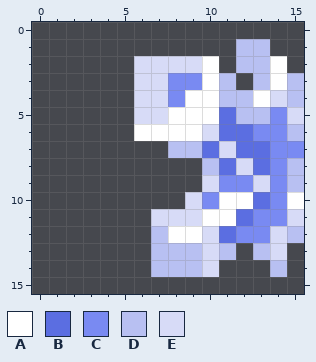
Pixel-art file: Greed/Assets/Sprites/world/crystal_blue_small.aseprite. The first picture shows the starting point.
16x16 pixels, 1 frame. The old version is drawn lined up with the new one.
Palette (. is transparent): A #ffffff  B #5b6ee1  C #798af2  D #b8c0f2  E #d7dbf7
Pixels before, first column x 6:
 1 ......DD..
 2 EEEEA.DDA.
 3 EECCAD.DAD
 4 EECAADDAED
 5 EEAAABDDCE
 6 AAAAEBBCCD
 7 ..DDBEBBCC
 8 ....DBEBCD
 9 ....ECCECD
10 ...ECAABCA
11 .EEEAABCCE
12 .DAAEBCCED
13 .DDDED.DE.
14 .DDDE...D.
Now the later version:
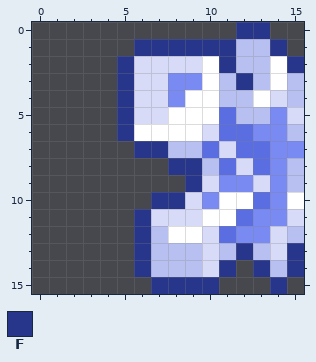
Colours new in this view: F #27358a
Commit: Art assets for new breakable crystals
From old to new:
whole drawing moved by +0,+1 (the old picture is shown already moved)
Changed rows in their new state; - is an unchanged pixel.
first column x 5:
 0 -------FF--
 1 -FFFFFF--F-
 2 F-----F---F
 3 F------F---
 4 F----------
 5 F----------
 6 F----------
 7 -FF--------
 8 ---FF------
 9 ----F------
10 --FF-------
11 -F---------
12 -F---------
13 -F-----F--F
14 -F----F-F-F
15 --FFFF---F-
Where, in picture pixels (left, top, right, bottom), the same in both pictures:
added: (117, 22, 304, 294)
